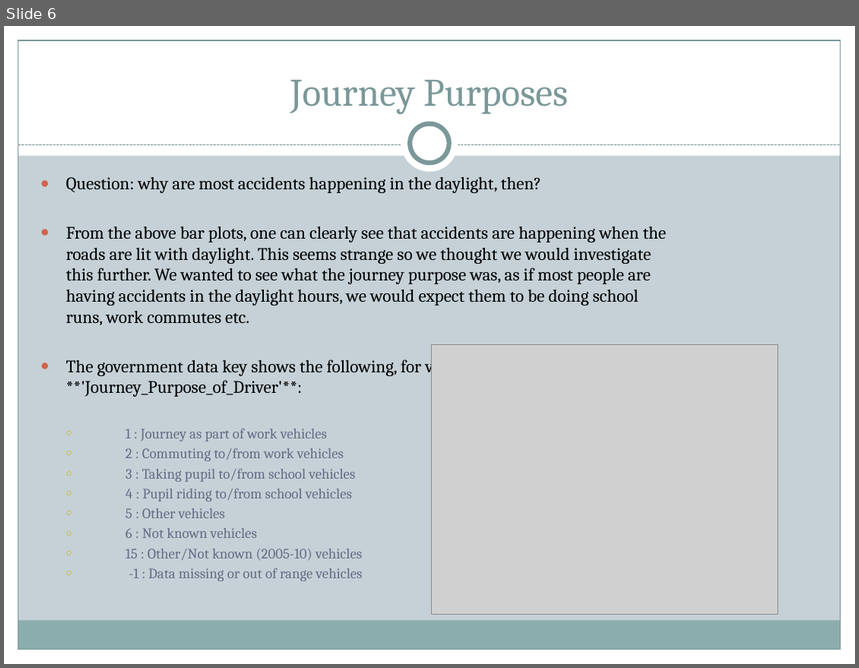
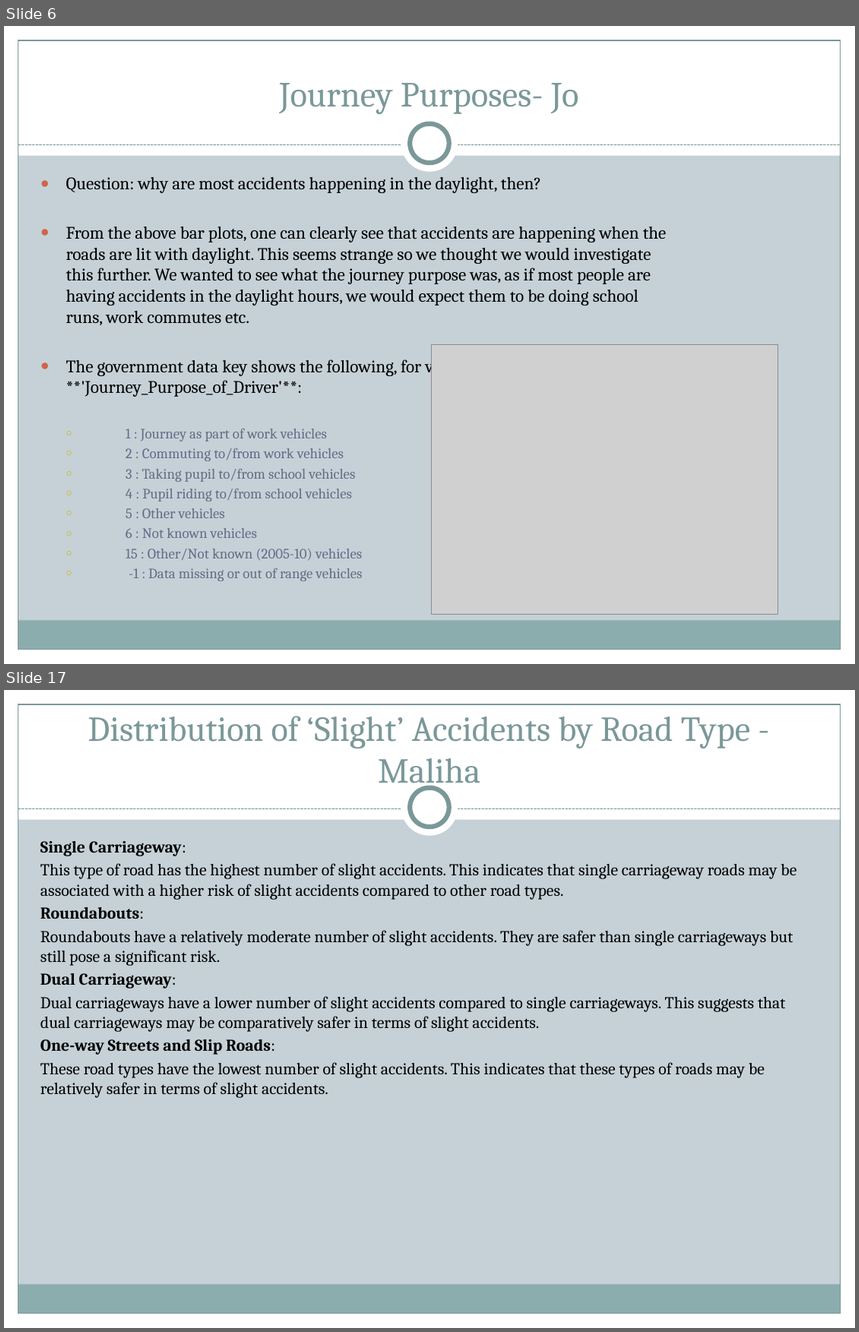
Before and after one commit to HabibR101/Project_1, a slide deck: Car Accidents Data Analysis.pptx. Shown one above the other, each under a label of ours: slide 6 before the commit, slides 6 and 17 after it; the slides between them are not shown. The pictures are 859x668 and 859x1332 pixels, drawn with LibreOffice and Linux fonts; fonts in the diff are those of the drawing; grey boxes stand for pictures. Boxes give left, top, right and bottom in pixels: in the first picture for what was removed or moved away, otherwise in the second. Text is boxed around its words. In the diff, an @@ line names an element or a change of style, - is before the commit and + after.

```diff
--- a/Car Accidents Data Analysis.pptx
+++ b/Car Accidents Data Analysis.pptx
@@ slide 17 added at bbox=[4, 690, 855, 1328], background #C5D1D7; not listed: 9 template elements that a slide beside it also shows @@
@@ title added at bbox=[88, 716, 750, 790], 29.7 pt, text #7C999A @@
+Distribution of ‘Slight’ Accidents by Road Type - Maliha
@@ text added at bbox=[40, 841, 797, 1098], 14 pt, text #000000 @@
+Single Carriageway:
+This type of road has the highest number of slight accidents. This indicates that single carriageway roads may be associated with a higher risk of slight accidents compared to other road types.
+Roundabouts:
+Roundabouts have a relatively moderate number of slight accidents. They are safer than single carriageways but still pose a significant risk.
+Dual Carriageway:
+Dual carriageways have a lower number of slight accidents compared to single carriageways. This suggests that dual carriageways may be comparatively safer in terms of slight accidents.
+One-way Streets and Slip Roads:
+These road types have the lowest number of slight accidents. This indicates that these types of roads may be relatively safer in terms of slight accidents.
@@ slide 6 changed as well @@
@@ title at bbox=[279, 83, 579, 114]: text changed; size 33 to 30 pt @@
-Journey Purposes
+Journey Purposes- Jo
```
Also in this commit, not shown: 2 other slides changed, 15 other slides added, 1 other file.
